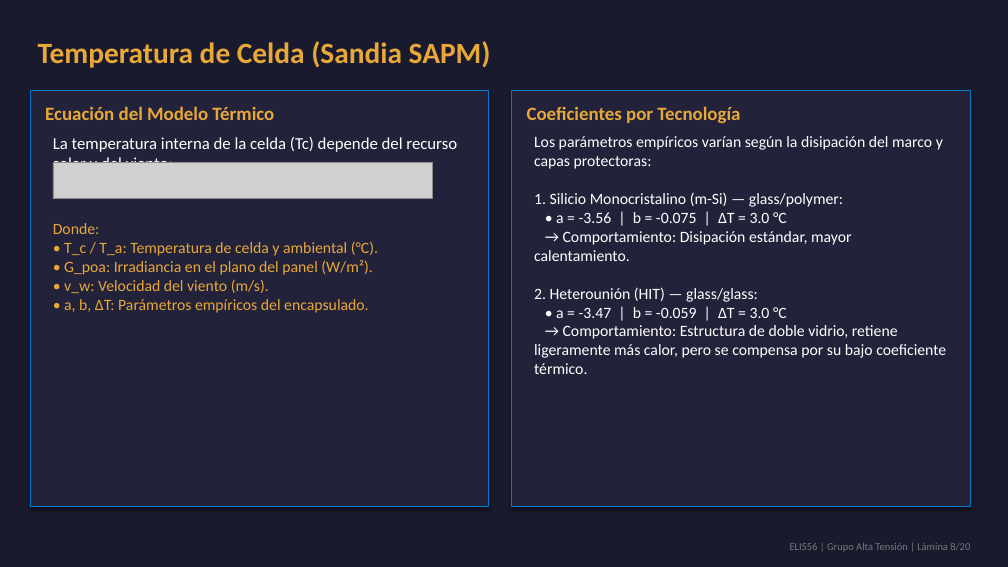
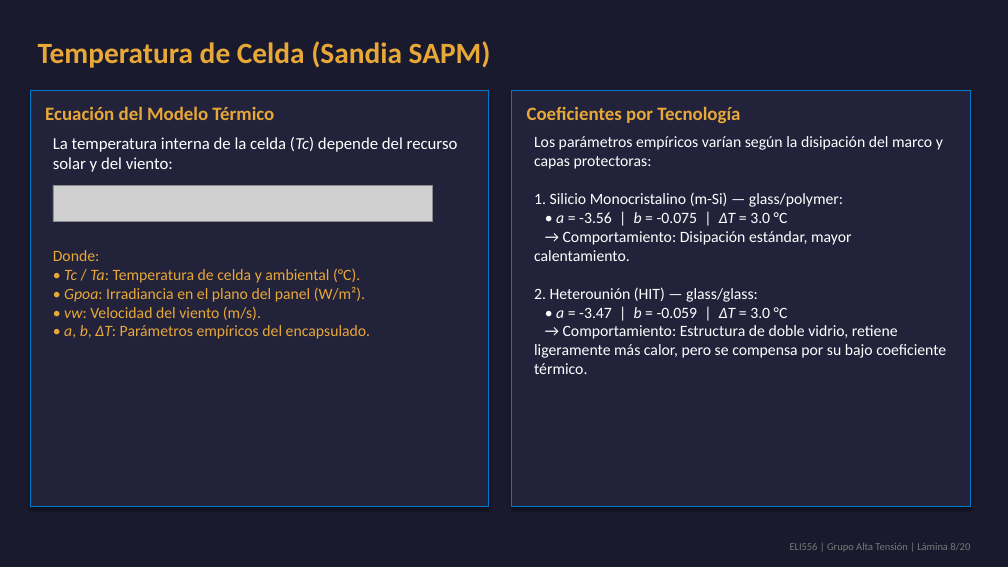
Before and after one commit to theChosen16/t2-paneles, a slide deck: slide 8 of output/Presentacion_Final_ELI556_Atacama.pptx. Drawn at 1008x567 pixels with LibreOffice and Linux fonts; fonts in the diff are those of the drawing; grey boxes stand for pictures. Boxes give left, top, right and bottom in pixels: in the first picture for what was removed or moved away, otherwise in the second. Text is boxed around its words. In the diff, an @@ line names an element or a change of style, - is before the commit and + after.

Commit message:
Fix visual overlaps and implement inline LaTeX variable formatting on slides 5,6,8,9,10,11,12,15,18,19

```diff
--- a/output/Presentacion_Final_ELI556_Atacama.pptx
+++ b/output/Presentacion_Final_ELI556_Atacama.pptx
@@ text "La temperatura interna de la ..." at <box>53,137,458,172</box>: italic on in "(Tc)" @@
@@ text at <box>534,136,946,374</box>: text changed @@
-Los parámetros empíricos varían según la disipación del marco y capas protectoras:
-1. Silicio Monocristalino (m-Si) — glass/polymer:
-• a = -3.56 | b = -0.075 | ΔT = 3.0 °C
-→ Comportamiento: Disipación estándar, mayor calentamiento.
-2. Heterounión (HIT) — glass/glass:
-• a = -3.47 | b = -0.059 | ΔT = 3.0 °C
-→ Comportamiento: Estructura de doble vidrio, retiene ligeramente más calor, pero se compensa por su bajo coeficiente térmico.
+Los parámetros empíricos varían según la disipación del marco y capas protectoras:
+1. Silicio Monocristalino (m-Si) — glass/polymer:
+• a = -3.56 | b = -0.075 | ΔT = 3.0 °C
+→ Comportamiento: Disipación estándar, mayor calentamiento.
+2. Heterounión (HIT) — glass/glass:
+• a = -3.47 | b = -0.059 | ΔT = 3.0 °C
+→ Comportamiento: Estructura de doble vidrio, retiene ligeramente más calor, pero se compensa por su bajo coeficiente térmico.
@@ picture: place and size @@
-picture at <box>53,163,433,199</box>
+picture at <box>53,185,433,222</box>
@@ text at <box>53,250,370,339</box>: text changed @@
-Donde:
-• T_c / T_a: Temperatura de celda y ambiental (°C).
-• G_poa: Irradiancia en el plano del panel (W/m²).
-• v_w: Velocidad del viento (m/s).
-• a, b, ΔT: Parámetros empíricos del encapsulado.
+Donde:
+• Tc / Ta: Temperatura de celda y ambiental (°C).
+• Gpoa: Irradiancia en el plano del panel (W/m²).
+• vw: Velocidad del viento (m/s).
+• a, b, ΔT: Parámetros empíricos del encapsulado.
```
Also in this commit, not shown: 15 other slides changed, 11 other files.
